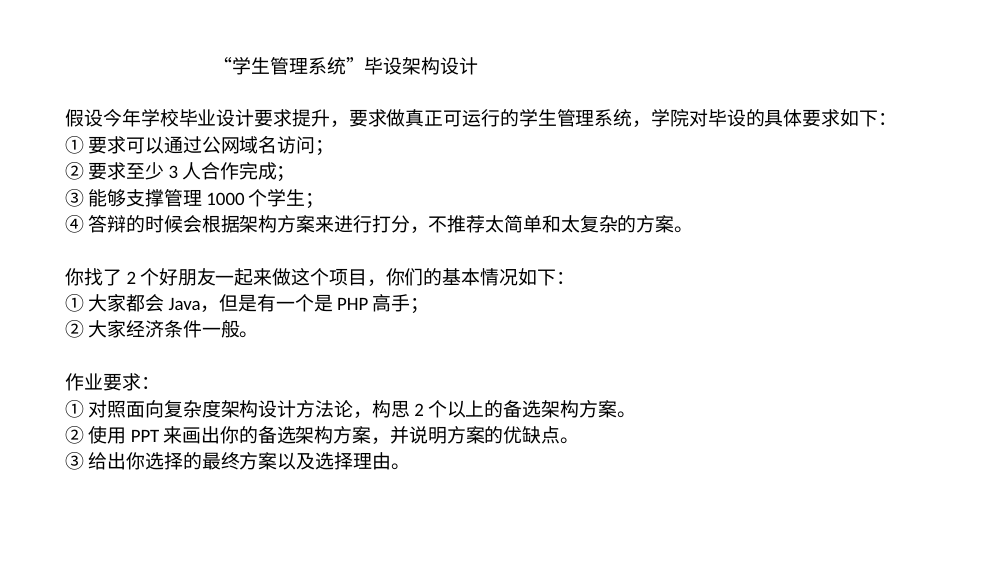
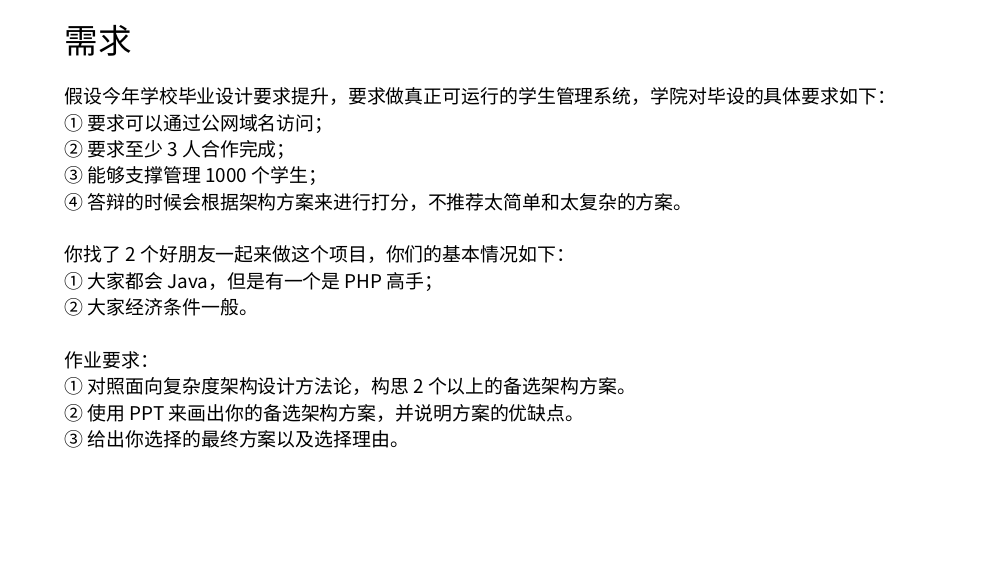
Before and after one commit to snowwolf-lw/learn-architecture, a slide deck: slide 1 of 模块一作业/学生管理系统.pptx. Drawn at 1008x567 pixels with LibreOffice and Linux fonts; fonts in the diff are those of the drawing. Boxes give left, top, right and bottom in pixels: in the first picture for what was removed or moved away, otherwise in the second. Text is boxed around its words. In the diff, an @@ line names an element or a change of style, - is before the commit and + after.

```diff
--- a/模块一作业/学生管理系统.pptx
+++ b/模块一作业/学生管理系统.pptx
@@ text added at [65,25,132,56], 32 pt, text #000000 @@
+需求
@@ subtitle at [214,57,479,75]: paragraph removed @@
-“学生管理系统”毕设架构设计
@@ subtitle "假设今年学校毕业设计要求提升，要求做真正可运行的学生管理系统，学院对毕设的具体要求如下：": place and size @@
-subtitle "假设今年学校毕业设计要求提升，要求做真正可运行的学生管理系统，学院对毕设的具体要求如下：" at [66,57,898,470]
+subtitle "假设今年学校毕业设计要求提升，要求做真正可运行的学生管理系统，学院对毕设的具体要求如下：" at [65,87,897,448]
@@ subtitle "假设今年学校毕业设计要求提升，要求做真正可运行的学生管理系统，学院对毕设的具体要求如下：" at [65,87,897,448]: font Calibri to Noto Sans CJK SC @@
```
Also in this commit, not shown: 4 slides added, 1 slide removed.
